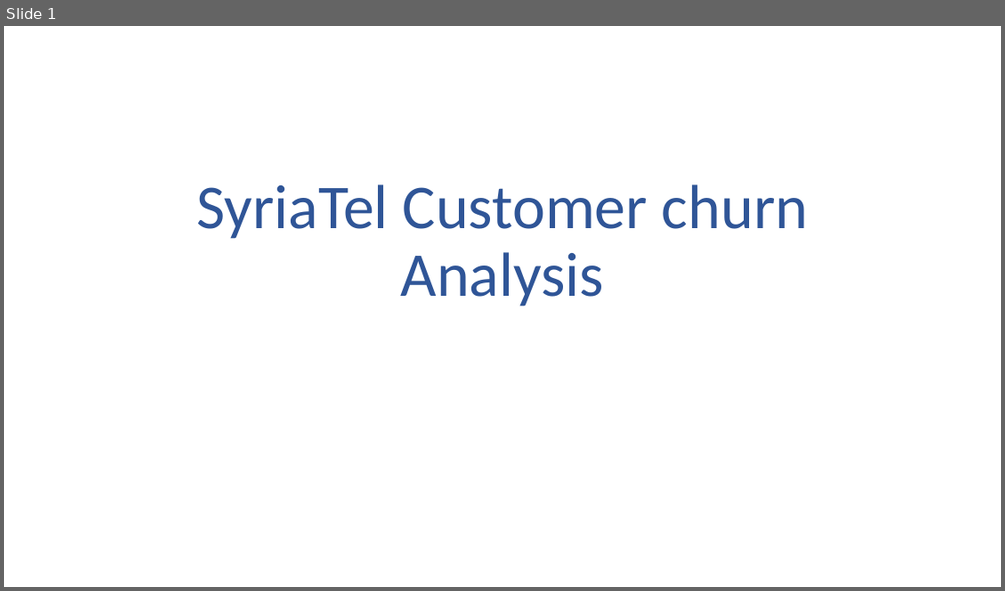
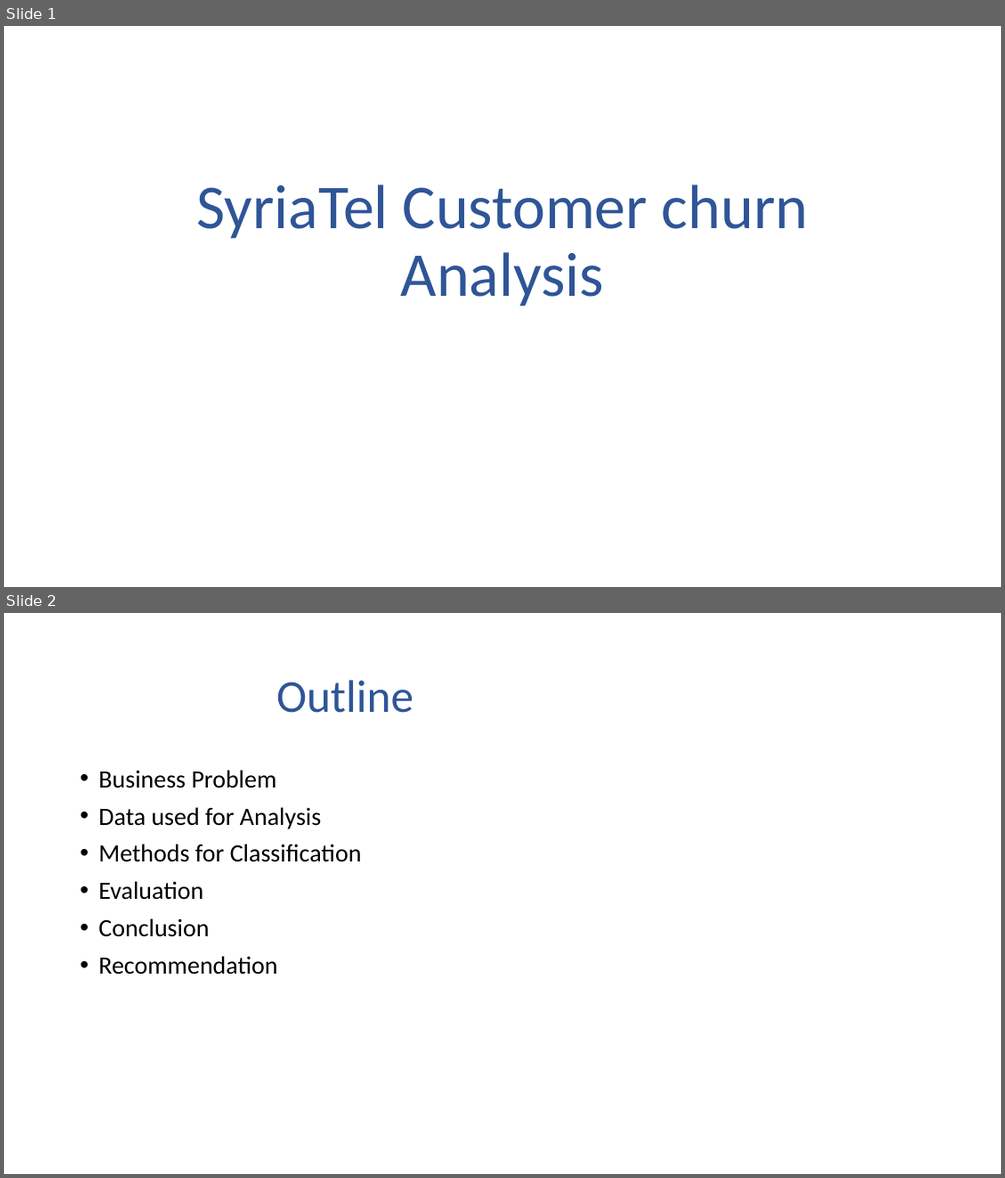
Before and after one commit to Judykoech/SyriaTel-Churn_project, a slide deck: SyriaTel Customer churn Analysis.pptx. Shown one above the other, each under a label of ours: slide 1 before the commit, slides 1 and 2 after it. The pictures are 1005x591 and 1005x1178 pixels, drawn with LibreOffice and Linux fonts; fonts in the diff are those of the drawing. Boxes give left, top, right and bottom in pixels: in the first picture for what was removed or moved away, otherwise in the second. Text is boxed around its words. In the diff, an @@ line names an element or a change of style, - is before the commit and + after.

```diff
--- a/SyriaTel Customer churn Analysis.pptx
+++ b/SyriaTel Customer churn Analysis.pptx
@@ slide 2 added at bbox=[4, 613, 1001, 1174], background #FFFFFF @@
@@ title added at bbox=[276, 680, 413, 713], 44 pt, text #2F5597 @@
+Outline
@@ text added at bbox=[98, 770, 362, 974], 24 pt, text #000000 @@
+• Business Problem
+• Data used for Analysis
+• Methods for Classification
+• Evaluation
+• Conclusion
+• Recommendation
```
Also in this commit, not shown: 7 other slides added, 5 other files.
